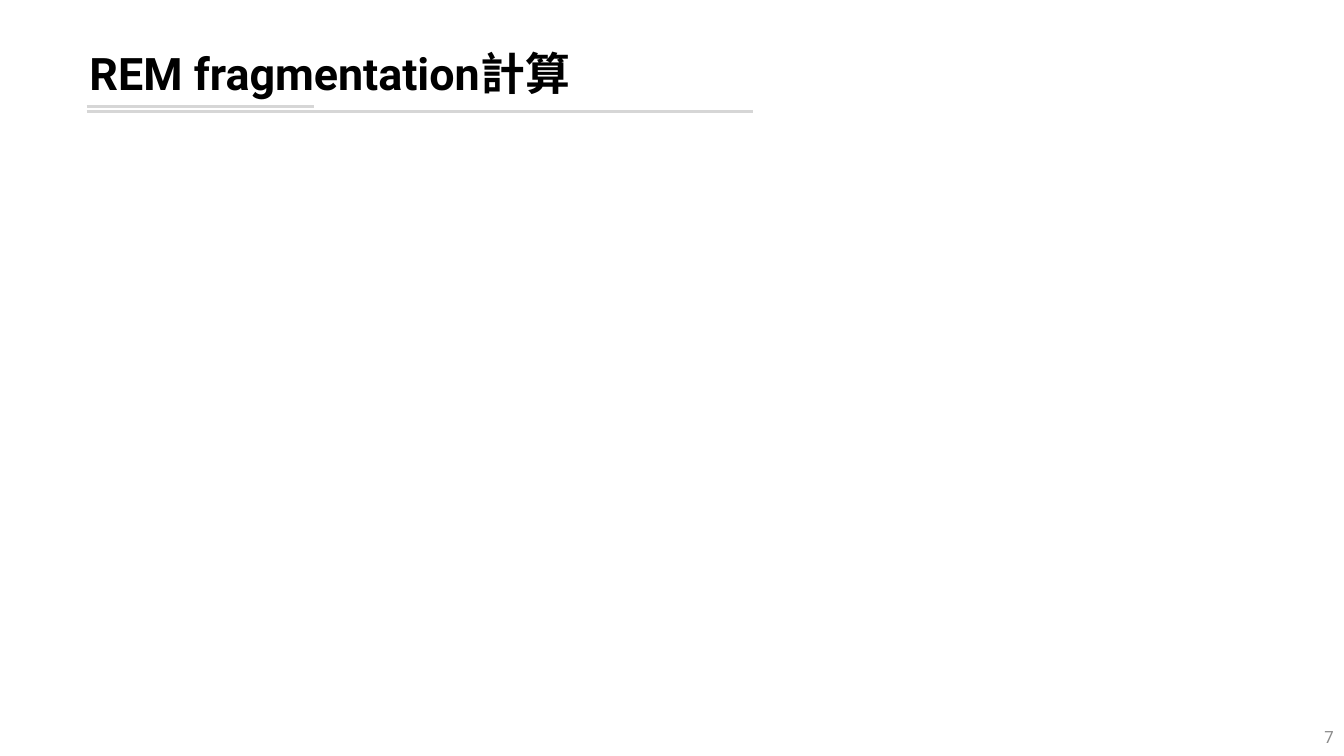
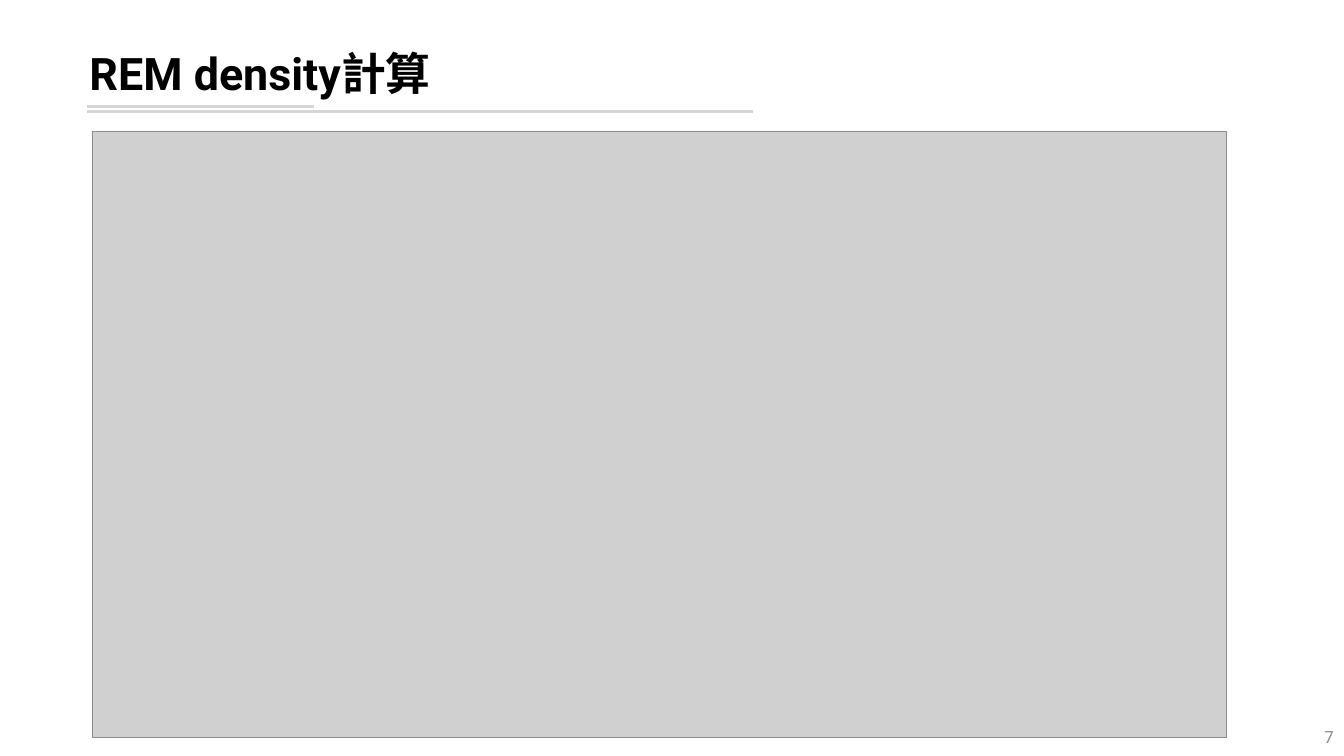
Before and after one commit to leooel97895750/REM_DataMining, a slide deck: slide 7 of 輪班工人暴露噪音下REM片斷化分析.pptx. Drawn at 1344x756 pixels with LibreOffice and Linux fonts; fonts in the diff are those of the drawing; grey boxes stand for pictures. Boxes give left, top, right and bottom in pixels: in the first picture for what was removed or moved away, otherwise in the second. Text is boxed around its words. In the diff, an @@ line names an element or a change of style, - is before the commit and + after.

```diff
--- a/輪班工人暴露噪音下REM片斷化分析.pptx
+++ b/輪班工人暴露噪音下REM片斷化分析.pptx
@@ title at [89,51,431,100]: text changed @@
-REM fragmentation計算
+REM density計算
@@ picture added at [93,131,1228,737] @@
```
Also in this commit, not shown: 2 other slides changed, 3 slides added, 1 slide removed, 4 other files.
